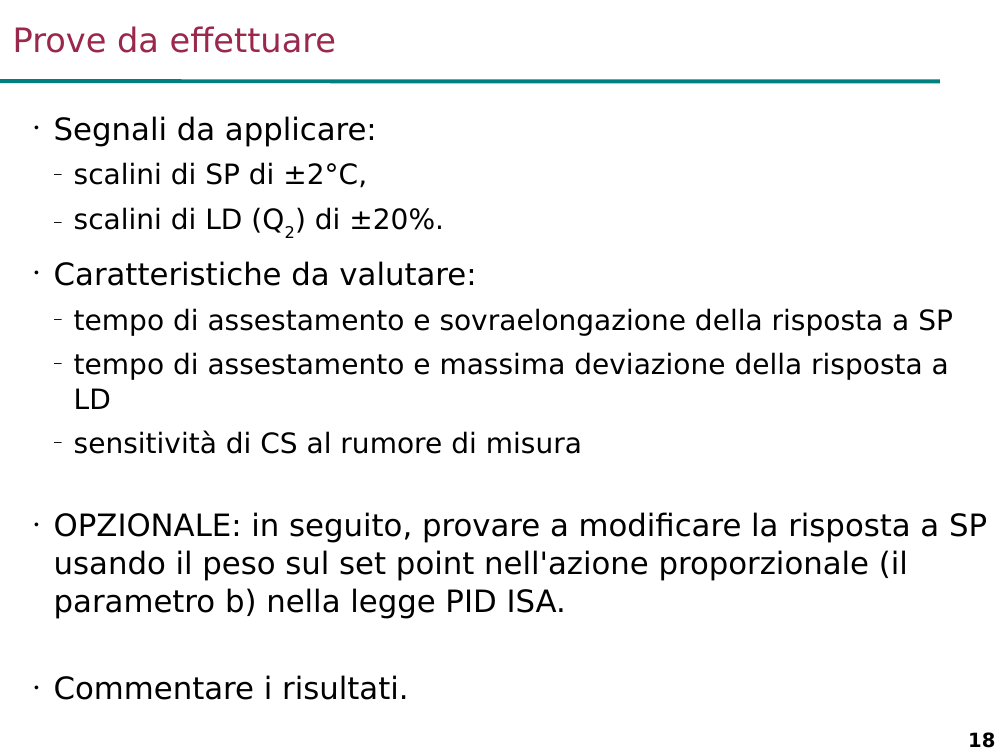
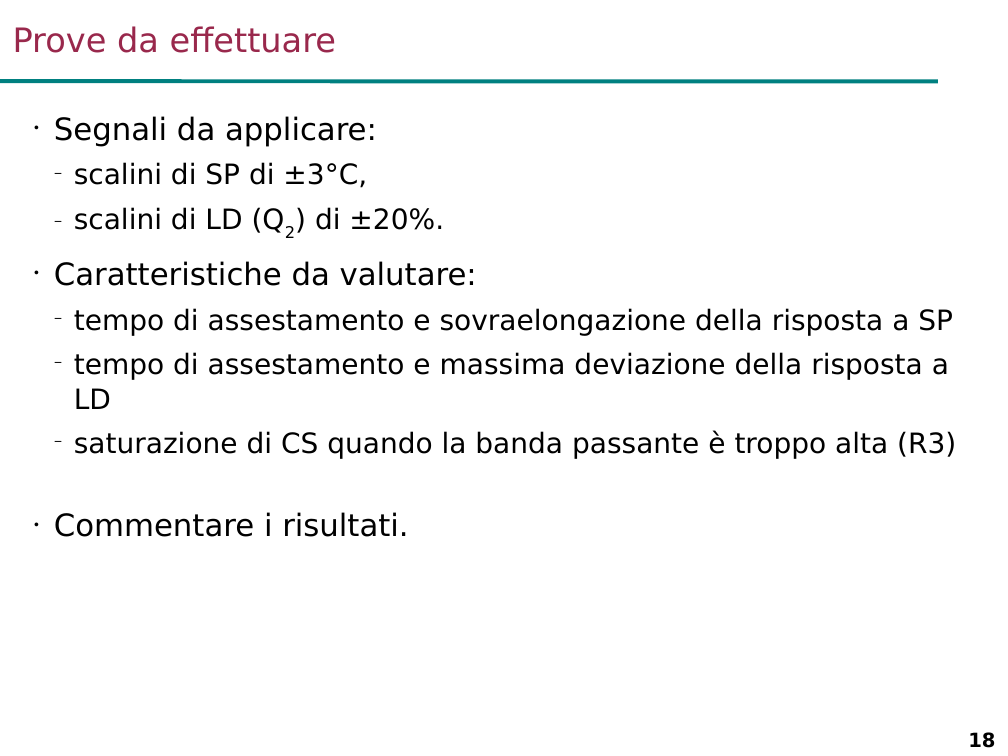
Before and after one commit to looms-polimi/FdA_Lab, a slide deck: slide 18 of FdA_courseware/FdA_Lab2.ppt. Drawn at 1008x756 pixels with LibreOffice and Linux fonts; fonts in the diff are those of the drawing; background and template pictures are left out. Boxes give left, top, right and bottom in pixels: in the first picture for what was removed or moved away, otherwise in the second. Text is boxed around its words. In the diff, an @@ line names an element or a change of style, - is before the commit and + after.

```diff
--- a/FdA_courseware/FdA_Lab2.ppt
+++ b/FdA_courseware/FdA_Lab2.ppt
@@ text at [54,116,953,537]: indent changed; bullet – to − @@
@@ text at [74,162,367,188]: text changed @@
-  – scalini di SP di ±2°C,
+  − scalini di SP di ±3°C,
@@ text at [74,430,956,459]: text changed; size 22 to 20 pt @@
-  – sensitività di CS al rumore di misura
-• OPZIONALE: in seguito, provare a modificare la risposta a SP usando il peso sul set point nell'azione proporzionale (il parametro b) nella legge PID ISA.
+  − saturazione di CS quando la banda passante è troppo alta (R3)
```
Also in this commit, not shown: 15 other slides changed, 10 slides added, 2 slides removed, 1 other file.
